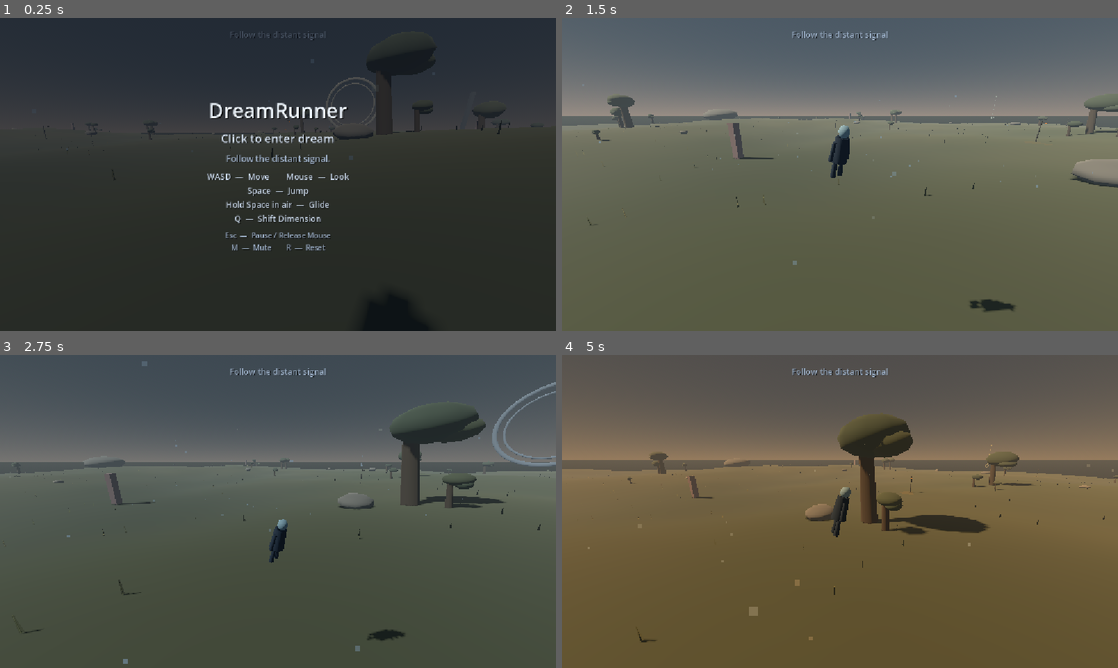
Above: before the commit, frames 1-4 (two rows, left to right).
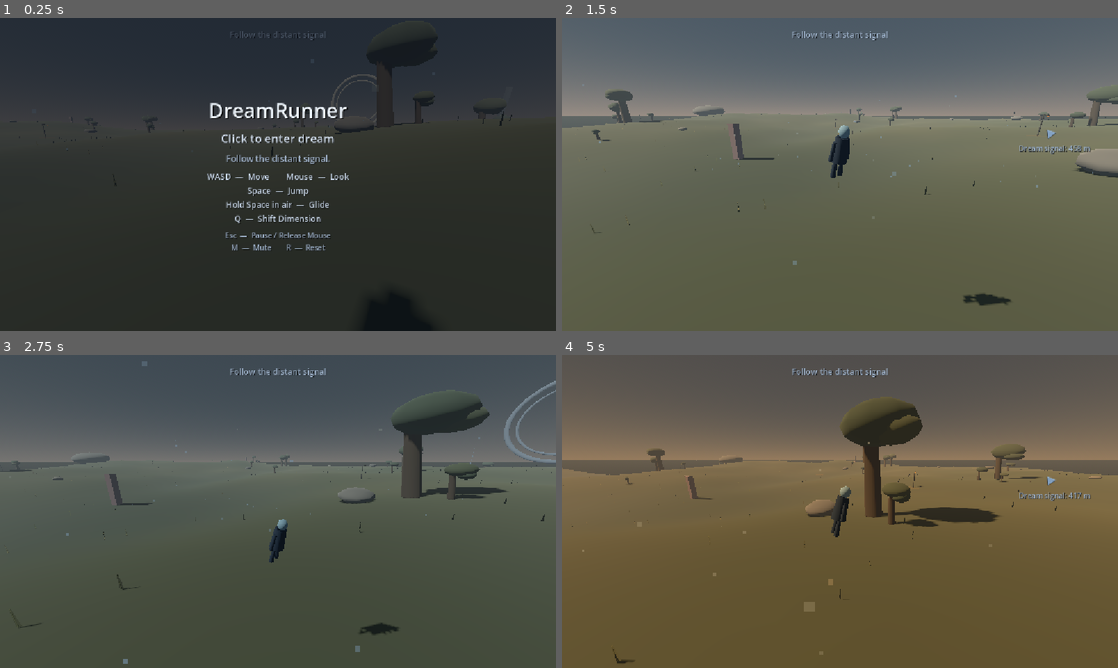
Above: after the commit, the same moments.

Repository: nimanimanima-rgb/DreamRunner
Game: Godot game, scene res://scenes/Game.tscn
Same seed, same stepped clock (60 frames per second), same inputs: the game is played once before the commit and once after it.
Inputs (mouse positions are in pixels of both pictures, inside the frame that each line leads up to):
- Up to frame 1 (0.25 s): no input
- Up to frame 2 (1.5 s): tap Enter at 0.5 s; move the mouse to (962, 158) at 0.52 s; hold D (move_right) 0.53-1.28 s; hold Q (shift_dimension) 0.53-1.28 s; click (962, 158) at 0.67 s; tap Space (jump) at 0.77 s; move the mouse to (812, 174) at 1.27 s; hold W (move_forward) from 1.28 s (still down); tap M at 1.35 s
- Up to frame 3 (2.75 s): keep holding W (move_forward); tap Space (jump) at 1.52 s; move the mouse to (289, 505) at 2.02 s; hold Q (shift_dimension) from 2.03 s (still down)
- Up to frame 4 (5 s): keep holding W (move_forward); move the mouse to (834, 517) at 2.77 s; release Q (shift_dimension) at 2.78 s; tap M at 2.85, 4.35 s; click (834, 517) at 2.92 s; tap Space (jump) at 3.02, 3.77, 4.52 s; move the mouse to (878, 514) at 3.52 s; hold Q (shift_dimension) 3.53-4.28 s; move the mouse to (795, 508) at 4.27 s

The runs differ from the first frame. In frame 1, 0.6% of the frame differs, in the area x 6-93%, y 6-54%; in frame 2, 3.2%; in frame 3, 4.0%; in frame 4, 5.8%, in the area x 0-100%, y 14-99%.

Commit message:
Add dramatic terrain highlands

Diff:
--- a/scripts/dream_destination_manager.gd
+++ b/scripts/dream_destination_manager.gd
@@ -209,7 +209,7 @@
 	var preferred_position: Vector3 = find_best_forward_candidate(
 		forward,
 		deg_to_rad(preferred_forward_cone_degrees),
-		32
+		40
 	)
 	if preferred_position != Vector3.INF:
 		set_selected_path_debug(forward, preferred_position, false)
@@ -218,7 +218,7 @@
 	var fallback_position: Vector3 = find_best_forward_candidate(
 		forward,
 		deg_to_rad(fallback_forward_cone_degrees),
-		20
+		28
 	)
 	if fallback_position != Vector3.INF:
 		set_selected_path_debug(forward, fallback_position, true)
@@ -243,7 +243,35 @@
 			+ forward.rotated(Vector3.UP, deg_to_rad(45.0)) * direct_distance
 		)
 	direct_position.y = get_terrain_height(direct_position.x, direct_position.z)
-	return direct_position
+	return find_nearby_safe_destination(direct_position, forward)
+
+
+func find_nearby_safe_destination(origin: Vector3, forward: Vector3) -> Vector3:
+	if is_slope_suitable(origin) and bool(
+		terrain_manager.call("is_world_position_open", origin, 24.0)
+	):
+		return origin
+	var best_position := Vector3.INF
+	var best_score: float = -INF
+	for radius in [24.0, 42.0, 68.0]:
+		for angle_index in range(8):
+			var angle: float = TAU * float(angle_index) / 8.0
+			var candidate: Vector3 = origin + Vector3(cos(angle), 0.0, sin(angle)) * float(radius)
+			candidate.y = get_terrain_height(candidate.x, candidate.z)
+			if not is_slope_suitable(candidate):
+				continue
+			if not bool(terrain_manager.call("is_world_position_open", candidate, 24.0)):
+				continue
+			var candidate_direction: Vector3 = candidate - player.global_position
+			candidate_direction.y = 0.0
+			if candidate_direction.length_squared() < 0.001:
+				continue
+			var score: float = forward.dot(candidate_direction.normalized()) * 8.0
+			score -= get_local_height_variation(candidate, 10.0) * 1.5
+			if score > best_score:
+				best_score = score
+				best_position = candidate
+	return origin if best_position == Vector3.INF else best_position
 
 
 func find_best_forward_candidate(
@@ -491,23 +519,23 @@
 
 
 func is_slope_suitable(candidate: Vector3) -> bool:
-	var sample_offset: float = 5.0
-	var maximum_height_change: float = 3.5
 	var center_height: float = candidate.y
-	var sample_directions: Array[Vector2] = [
-		Vector2(sample_offset, 0.0),
-		Vector2(-sample_offset, 0.0),
-		Vector2(0.0, sample_offset),
-		Vector2(0.0, -sample_offset),
-	]
-
-	for offset in sample_directions:
-		var nearby_height: float = get_terrain_height(
-			candidate.x + offset.x,
-			candidate.z + offset.y
-		)
-		if absf(nearby_height - center_height) > maximum_height_change:
-			return false
+	for slope_check in [[5.0, 3.8], [11.0, 7.5]]:
+		var sample_offset: float = slope_check[0]
+		var maximum_height_change: float = slope_check[1]
+		var sample_directions: Array[Vector2] = [
+			Vector2(sample_offset, 0.0),
+			Vector2(-sample_offset, 0.0),
+			Vector2(0.0, sample_offset),
+			Vector2(0.0, -sample_offset),
+		]
+		for offset in sample_directions:
+			var nearby_height: float = get_terrain_height(
+				candidate.x + offset.x,
+				candidate.z + offset.y
+			)
+			if absf(nearby_height - center_height) > maximum_height_change:
+				return false
 	return true
 
 
--- a/scripts/terrain_chunk_manager.gd
+++ b/scripts/terrain_chunk_manager.gd
@@ -9,15 +9,21 @@
 @export_range(1, 4, 1) var active_radius: int = 2
 
 @export_group("Rolling Hills")
-@export var height_amplitude: float = 10.0
-@export var terrain_scale: float = 0.0032
+@export var height_amplitude: float = 18.0
+@export var terrain_scale: float = 0.0028
 @export var terrain_seed: int = 1337
 
+@export_group("Dramatic Highland Masses")
+@export_range(0.0, 30.0, 0.5) var highland_mass_amplitude: float = 14.0
+@export_range(0.0004, 0.003, 0.00005) var highland_mass_scale: float = 0.00105
+@export_range(1.0, 1.6, 0.05) var valley_depth_multiplier: float = 1.25
+
 @export_group("Natural Launch Terrain")
-@export_range(0.0, 12.0, 0.5) var launch_height_amplitude: float = 7.5
-@export_range(0.0005, 0.004, 0.0001) var launch_region_scale: float = 0.0011
-@export_range(0.001, 0.008, 0.0001) var launch_shape_scale: float = 0.0027
-@export_range(0.0, 0.8, 0.01) var launch_region_threshold: float = 0.36
+@export_range(0.0, 24.0, 0.5) var launch_height_amplitude: float = 20.0
+@export_range(0.0005, 0.004, 0.00005) var launch_region_scale: float = 0.00085
+@export_range(0.001, 0.008, 0.0001) var launch_shape_scale: float = 0.0019
+@export_range(0.0, 0.8, 0.01) var launch_region_threshold: float = 0.12
+@export_range(0.0, 1.0, 0.05) var ridge_lip_strength: float = 0.4
 
 @export_group("Nature Props")
 @export_range(0, 8, 1) var trees_per_chunk: int = 2
@@ -93,8 +99,10 @@
 var current_chunk := Vector2i.ZERO
 
 var terrain_noise: FastNoiseLite
+var highland_mass_noise: FastNoiseLite
 var biome_color_noise: FastNoiseLite
 var terrain_zero_offset: float = 0.0
+var highland_mass_zero_offset: float = 0.0
 var launch_region_noise: FastNoiseLite
 var launch_shape_noise: FastNoiseLite
 var launch_zero_offset: float = 0.0
@@ -182,6 +190,14 @@
 	terrain_noise.fractal_gain = 0.45
 	terrain_noise.fractal_lacunarity = 2.0
 	terrain_zero_offset = terrain_noise.get_noise_2d(0.0, 0.0) * height_amplitude
+	highland_mass_noise = FastNoiseLite.new()
+	highland_mass_noise.seed = terrain_seed + 113
+	highland_mass_noise.noise_type = FastNoiseLite.TYPE_SIMPLEX_SMOOTH
+	highland_mass_noise.frequency = highland_mass_scale
+	highland_mass_noise.fractal_type = FastNoiseLite.FRACTAL_FBM
+	highland_mass_noise.fractal_octaves = 2
+	highland_mass_noise.fractal_gain = 0.42
+	highland_mass_zero_offset = get_highland_mass_height(0.0, 0.0)
 	biome_color_noise = FastNoiseLite.new()
 	biome_color_noise.seed = terrain_seed + 947
 	biome_color_noise.noise_type = FastNoiseLite.TYPE_SIMPLEX_SMOOTH
@@ -506,7 +522,18 @@
 		terrain_noise.get_noise_2d(world_x, world_z) * height_amplitude
 		- terrain_zero_offset
 	)
-	return rolling_height + get_launch_height(world_x, world_z) - launch_zero_offset
+	var highland_mass: float = (
+		get_highland_mass_height(world_x, world_z) - highland_mass_zero_offset
+	)
+	return rolling_height + highland_mass + get_launch_height(world_x, world_z) - launch_zero_offset
+
+
+func get_highland_mass_height(world_x: float, world_z: float) -> float:
+	var mass_value: float = highland_mass_noise.get_noise_2d(world_x, world_z)
+	var mass_height: float = mass_value * highland_mass_amplitude
+	if mass_height < 0.0:
+		mass_height *= valley_depth_multiplier
+	return mass_height
 
 
 func get_launch_height(world_x: float, world_z: float) -> float:
@@ -523,9 +550,14 @@
 		return 0.0
 	var shape_value: float = launch_shape_noise.get_noise_2d(world_x, world_z)
 	var ridge: float = 1.0 - absf(shape_value)
-	var broad_rise: float = smoothstep(0.28, 0.92, ridge)
+	var broad_rise: float = smoothstep(0.24, 0.9, ridge)
+	var crest_band: float = (
+		smoothstep(0.55, 0.74, ridge)
+		* (1.0 - smoothstep(0.88, 0.98, ridge))
+	)
+	var shelf_shape: float = broad_rise + crest_band * ridge_lip_strength
 	var wind_lean: float = shape_value * 0.22 + 0.78
-	return broad_rise * wind_lean * region_mask * launch_height_amplitude
+	return shelf_shape * wind_lean * region_mask * launch_height_amplitude
 
 
 func get_launch_terrain_influence(world_position: Vector3) -> float:
Not shown, changed: CURRENT_STATE.md
